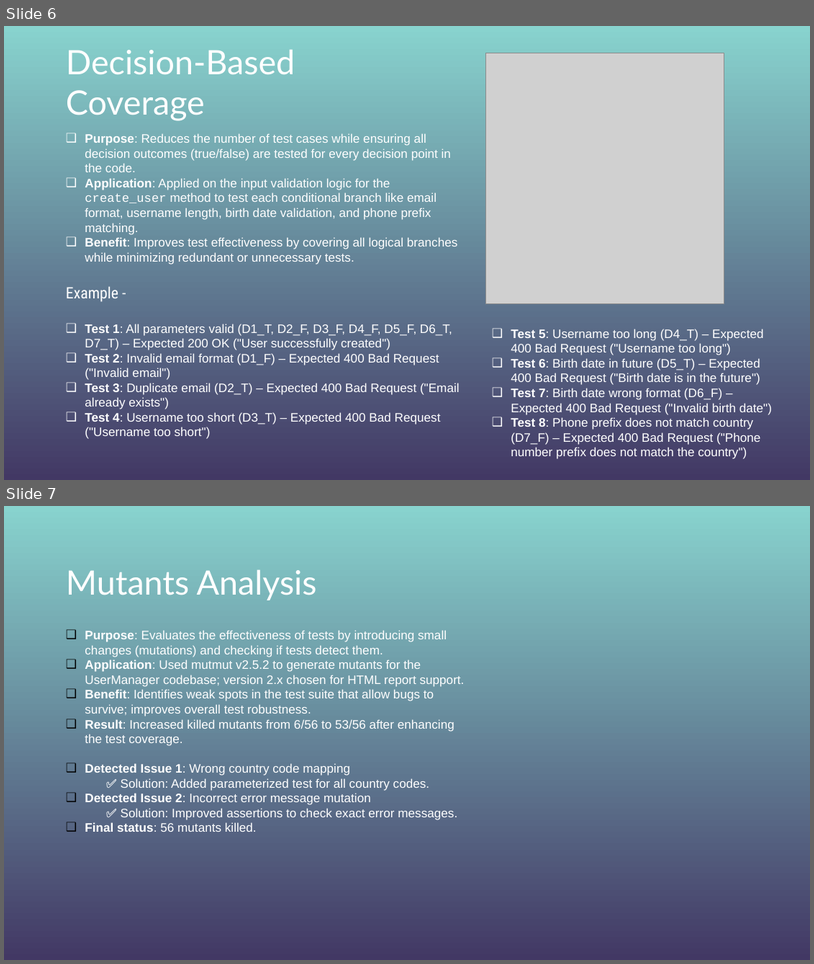
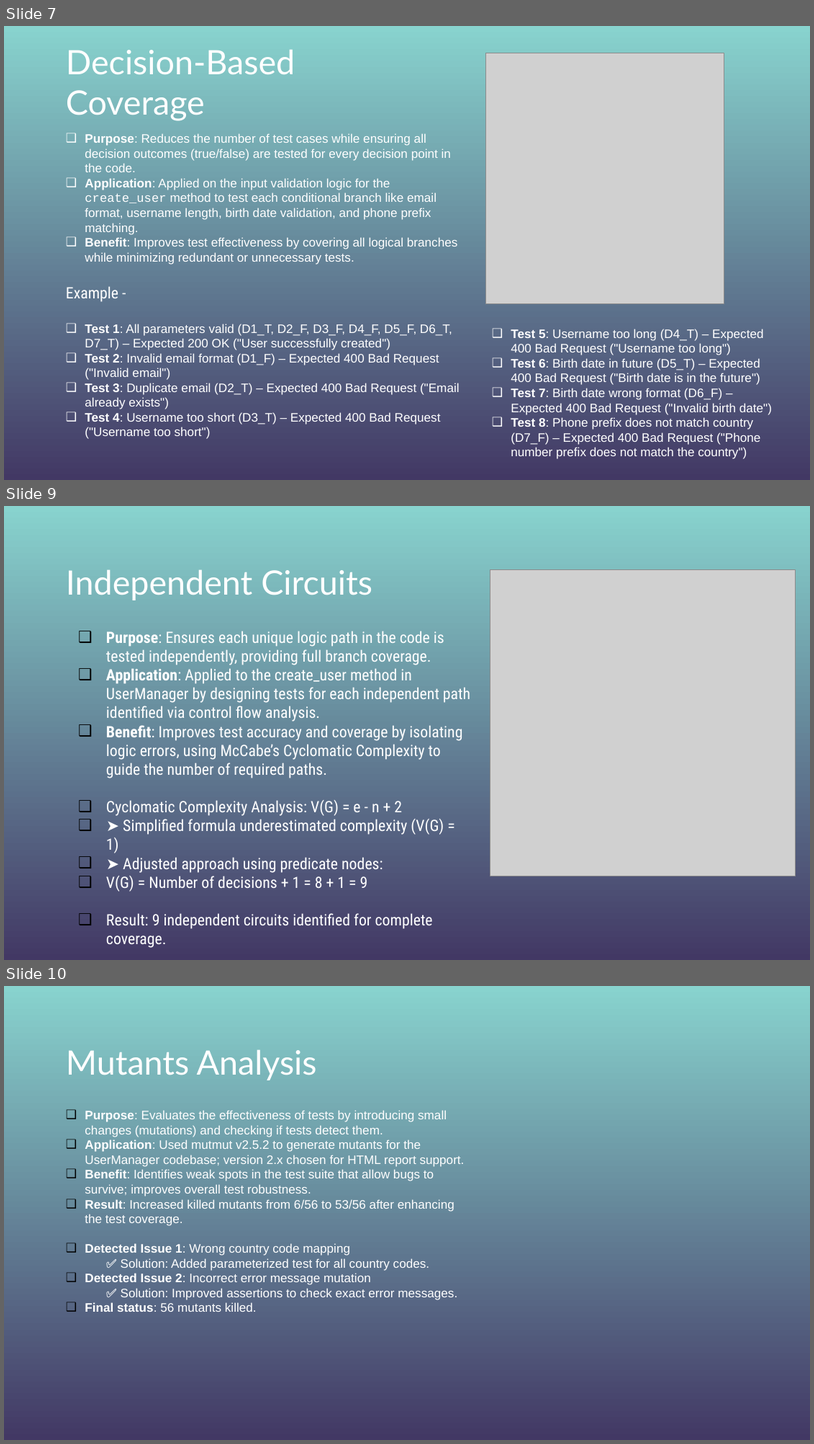
Before and after one commit to sebi2805/proiect-tss, a slide deck: Software Testing.pptx. Shown one above the other, each under a label of ours: slides 6 and 7 before the commit, slides 7, 9 and 10 after it; the slides between them are not shown. The pictures are 814x964 and 814x1444 pixels, drawn with LibreOffice and Linux fonts; fonts in the diff are those of the drawing; grey boxes stand for pictures; background and template pictures are left out. Boxes give left, top, right and bottom in pixels: in the first picture for what was removed or moved away, otherwise in the second. Text is boxed around its words. In the diff, an @@ line names an element or a change of style, - is before the commit and + after.

```diff
--- a/Software Testing.pptx
+++ b/Software Testing.pptx
@@ slide 9 added at box(4, 506, 810, 960), background gradient #88D3CE to #423864 @@
@@ title added at box(66, 569, 373, 600), 30 pt, text #FFFFFF @@
+Independent Circuits
@@ picture added at box(490, 569, 796, 876) @@
@@ text added at box(106, 631, 471, 929), 14 pt, text #FFFFFF @@
+❑ Purpose: Ensures each unique logic path in the code is tested independently, providing full branch coverage.
+❑ Application: Applied to the create_user method in UserManager by designing tests for each independent path identified via control flow analysis.
+❑ Benefit: Improves test accuracy and coverage by isolating logic errors, using McCabe’s Cyclomatic Complexity to guide the number of required paths.
+❑ Cyclomatic Complexity Analysis: V(G) = e - n + 2
+❑ ➤ Simplified formula underestimated complexity (V(G) = 1)
+❑ ➤ Adjusted approach using predicate nodes:
+❑ V(G) = Number of decisions + 1 = 8 + 1 = 9
+❑ Result: 9 independent circuits identified for complete coverage.
@@ what was slide 6 is now slide 7 @@
@@ what was slide 7 is now slide 10 @@
```
Also in this commit, not shown: 3 slides changed, 2 other slides added, 1 other file.
